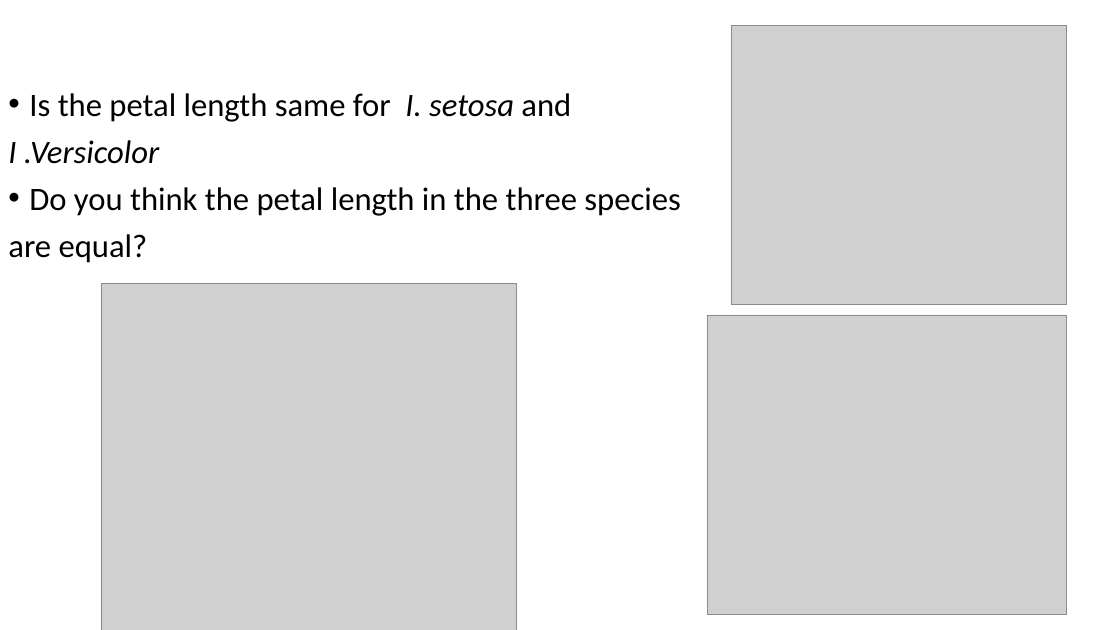
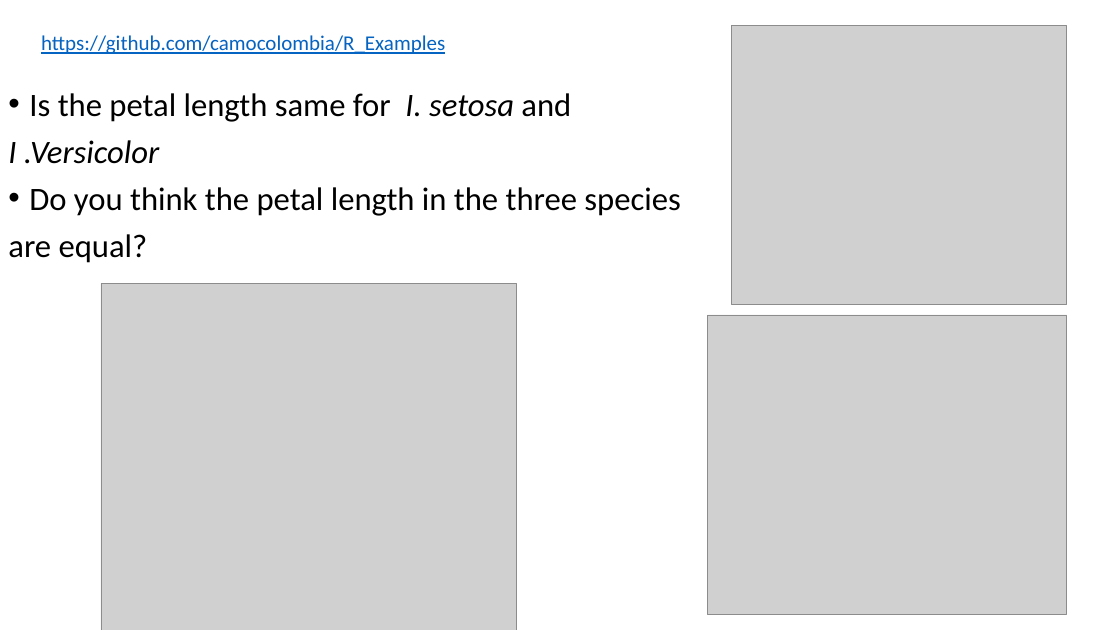
Before and after one commit to ccsosa/R_Examples, a slide deck: slide 12 of R_BASICS_201811022.pptx. Drawn at 1120x630 pixels with LibreOffice and Linux fonts; fonts in the diff are those of the drawing; grey boxes stand for pictures. Boxes give left, top, right and bottom in pixels: in the first picture for what was removed or moved away, otherwise in the second. Text is boxed around its words. In the diff, an @@ line names an element or a change of style, - is before the commit and + after.

Commit message:
Link added

```diff
--- a/R_BASICS_201811022.pptx
+++ b/R_BASICS_201811022.pptx
@@ text added at [41,35,445,54], 18 pt, text #0563C1, underline @@
+https://github.com/camocolombia/R_Examples
```
